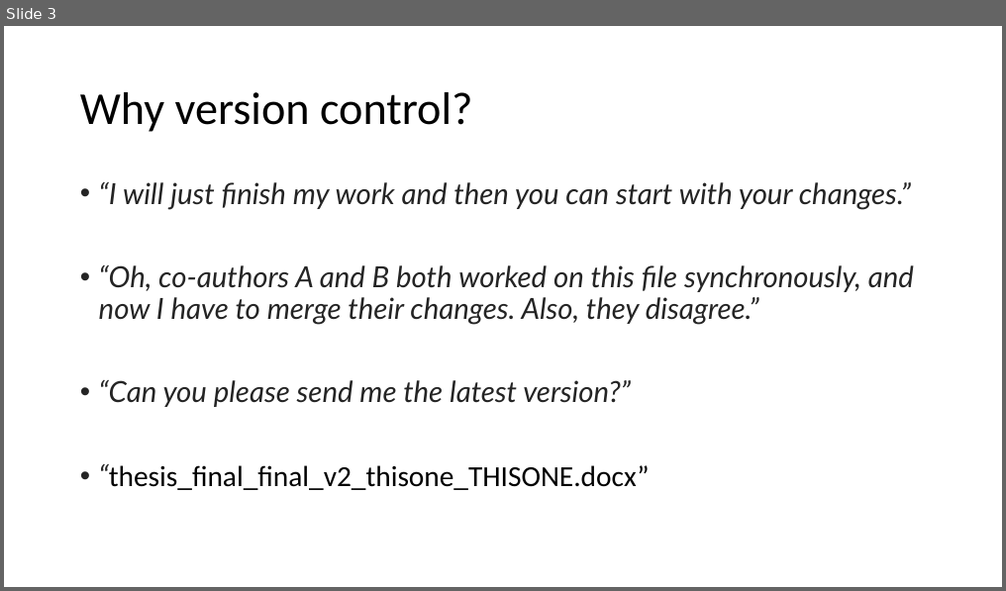
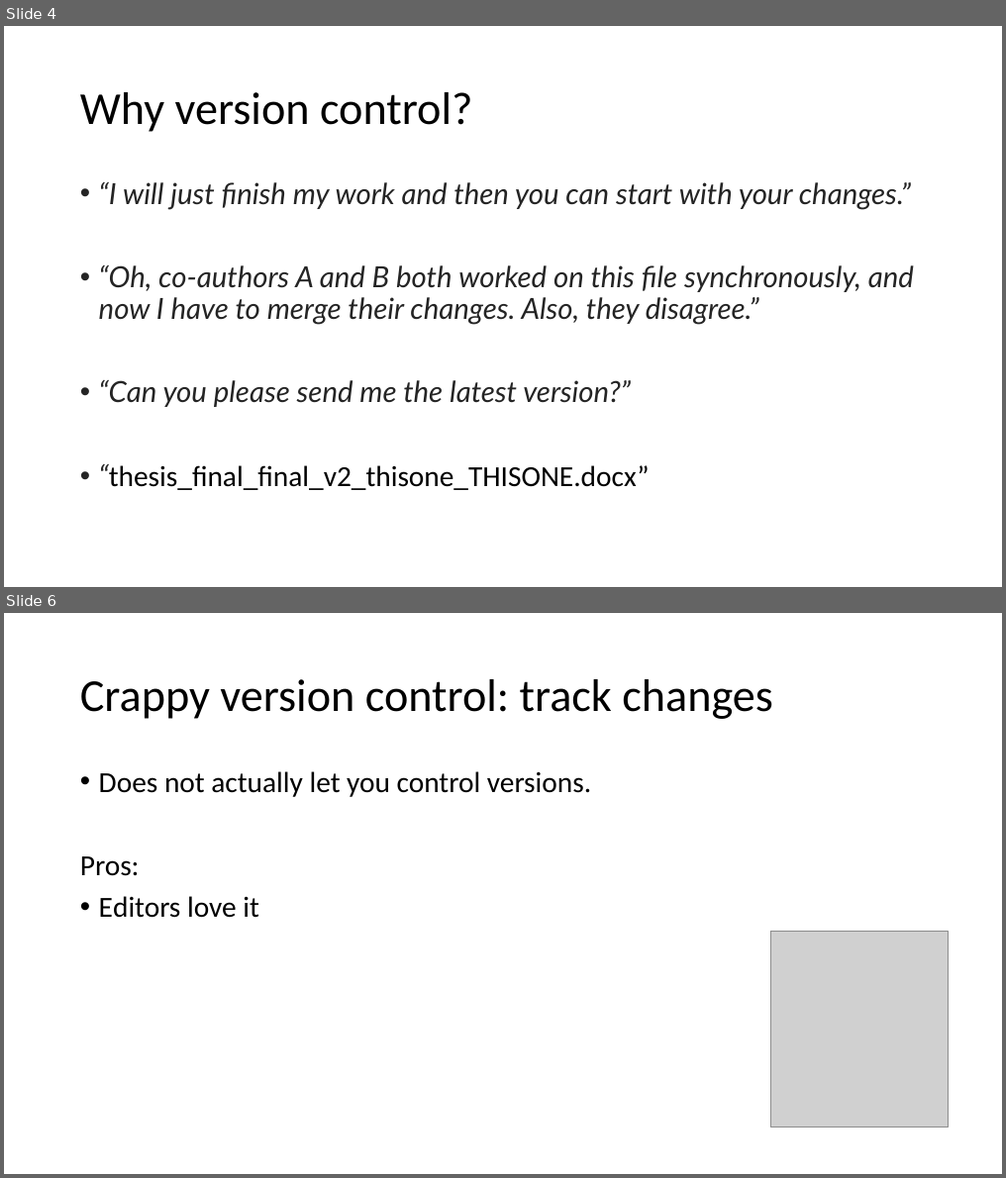
Before and after one commit to VHP4Safety/github_intro_training, a slide deck: powerpoints/github_part1.pptx. Shown one above the other, each under a label of ours: slide 3 before the commit, slides 4 and 6 after it; the slides between them are not shown. The pictures are 1006x591 and 1006x1178 pixels, drawn with LibreOffice and Linux fonts; fonts in the diff are those of the drawing; grey boxes stand for pictures. Boxes give left, top, right and bottom in pixels: in the first picture for what was removed or moved away, otherwise in the second. Text is boxed around its words. In the diff, an @@ line names an element or a change of style, - is before the commit and + after.

Commit message:
ppt intro version control

```diff
--- a/powerpoints/github_part1.pptx
+++ b/powerpoints/github_part1.pptx
@@ slide 6 added at <box>4,613,1002,1174</box>, background #FFFFFF @@
@@ title added at <box>80,679,773,719</box>, 44 pt, text #000000 @@
+Crappy version control: track changes
@@ text added at <box>80,771,591,918</box>, 28 pt, text #000000 @@
+• Does not actually let you control versions.
+Pros:
+• Editors love it
@@ picture added at <box>770,931,948,1128</box> @@
@@ what was slide 3 is now slide 4 @@
```
Also in this commit, not shown: 5 slides changed, 13 other slides added, 2 slides removed.
